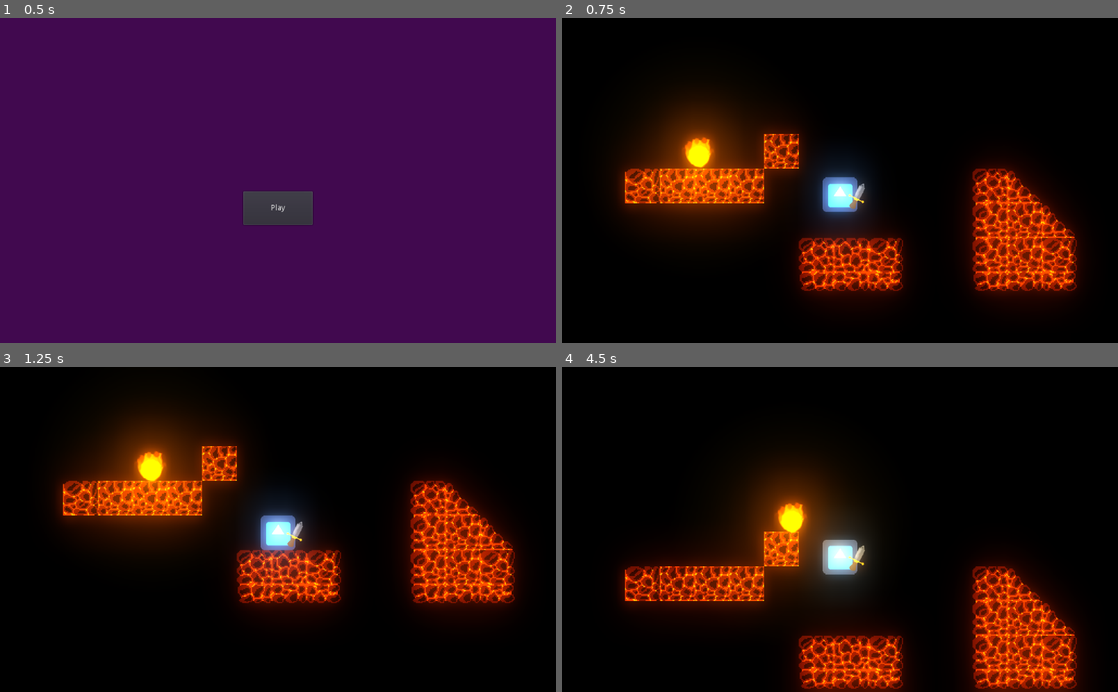
Above: before the commit, frames 1-4 (two rows, left to right).
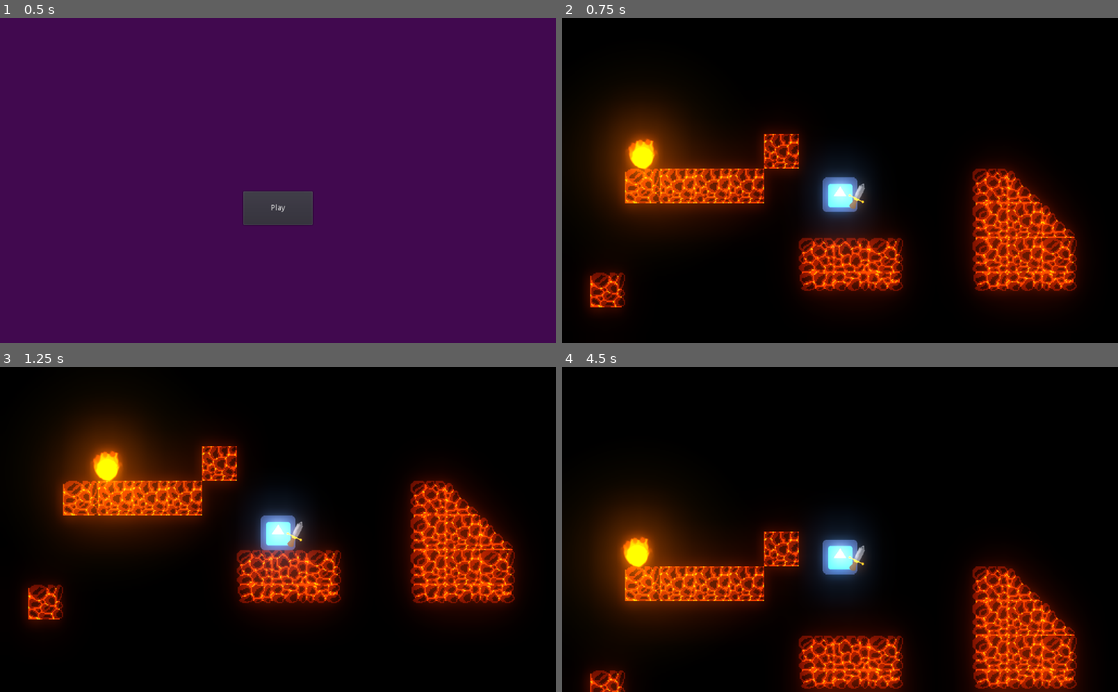
Above: after the commit, the same moments.

Repository: Schmo103/Project-Archimedes-Github-Game-Off-2022-
Game: Godot game, scene res://menu.tscn
The game is run twice, just before and just after one commit, with the same random seed, the same clock (stepped at 60 frames per second) and the same inputs. The project has no main scene, so this scene is started directly. The engine's default icon, where the game draws it, is replaced by a stand-in: a white triangle on a blue panel in a dark square.
Inputs (mouse positions are in pixels of both pictures, inside the frame that each line leads up to):
- Up to frame 1 (0.5 s): no input
- Up to frame 2 (0.75 s): click "Play" at 0.5 s
- Up to frame 3 (1.25 s): no input
- Up to frame 4 (4.5 s): tap Enter (ui_accept) at 1.25, 1.52, 2.27, 3.77 s; move the mouse to (962, 513) at 1.27 s; move the mouse to (728, 545) at 2.02 s; move the mouse to (895, 458) at 2.77 s; move the mouse to (812, 594) at 3.52 s; move the mouse to (1006, 578) at 4.27 s

Frame 1 is identical in both runs. In frame 2, 8.9% of the frame differs, in the area x 3-42%, y 25-92%; in frame 3, 7.1%; in frame 4, 15%, in the area x 2-55%, y 27-100%.

Commit message:
-minor update

Diff:
--- a/Archimedes/fireball/fireball.gd
+++ b/Archimedes/fireball/fireball.gd
@@ -12,7 +12,7 @@
 var gravity = 130
 var fric = 60
 var air_fric = 70
-var zoom = 70
+var zoom = 90
 
 var going_right = false
 var going_left = false
@@ -32,6 +32,9 @@
 func _ready():
 	terrain = get_parent().terrain
 	lava = get_parent().lava
+#	print(str(fall_length(-1)))
+#	print(lava)
+#	print(str(get_node(lava).HEIGHT))
 #	print(str(get_tile(position)))
 #	print(str(is_dip()))
 
@@ -60,6 +63,8 @@
 			if lv.x >= zoom:
 				right = false
 				left = false
+			elif lv.x <= 30:
+				switch_x_dir()
 
 
 
@@ -149,6 +154,9 @@
 func tile_type(pos):
 	return get_node(terrain).get_cellv(pos)
 
+func lava_height():
+	return get_node(lava).HEIGHT
+
 
 func is_dip():
 	var next_floor = get_tile(Vector2(position.x + (sight * dir), position.y + 32))
@@ -158,6 +166,15 @@
 	var next_floor = get_tile(Vector2(position.x + (sight * dir), position.y))
 	return (tile_type(next_floor) != -1)
 
-func fall_length():
+func fall_length(dir):
 	var pos = get_tile(position)
+	#print(str(pos))
+	var count = 0
 	pos.x += dir
+	pos.y += 1
+	#print(str(pos))
+	#print(str(tile_type(pos)))
+	while(tile_type(pos) == -1):
+		pos.y += 1
+		count += 1
+	return count
--- a/Archimedes/world.tscn
+++ b/Archimedes/world.tscn
@@ -402,7 +402,7 @@
 tile_set = SubResource( 13 )
 cell_size = Vector2( 32, 32 )
 format = 1
-tile_data = PoolIntArray( -1572829, 12, 0, -1572828, 11, 0,  …(2141 unchanged characters)…  4, 0, 589839, 5, 0, 589840, 2, 0, 655369, 8, 0, 655370, 9, 0, 655371, 10, 0, 655374, 8, 0, 655375, 9, 0, 655376, 10, 0 )
+tile_data = PoolIntArray( -1572829, 12, 0, -1572828, 11, 0,  …(2141 unchanged characters)…  4, 0, 589839, 5, 0, 589840, 2, 0, 655363, 2, 0, 655369, 8, 0, 655370, 9, 0, 655371, 10, 0, 655374, 8, 0, 655375, 9, 0, 655376, 10, 0 )
 
 [node name="player" type="KinematicBody2D" parent="."]
 material = SubResource( 20 )
@@ -432,7 +432,7 @@
 texture = ExtResource( 7 )
 
 [node name="Fireball" parent="." instance=ExtResource( 8 )]
-position = Vector2( 196, 212 )
+position = Vector2( 143, 215 )
 custom_integrator = true
 
 [node name="Lava" type="Sprite" parent="."]
